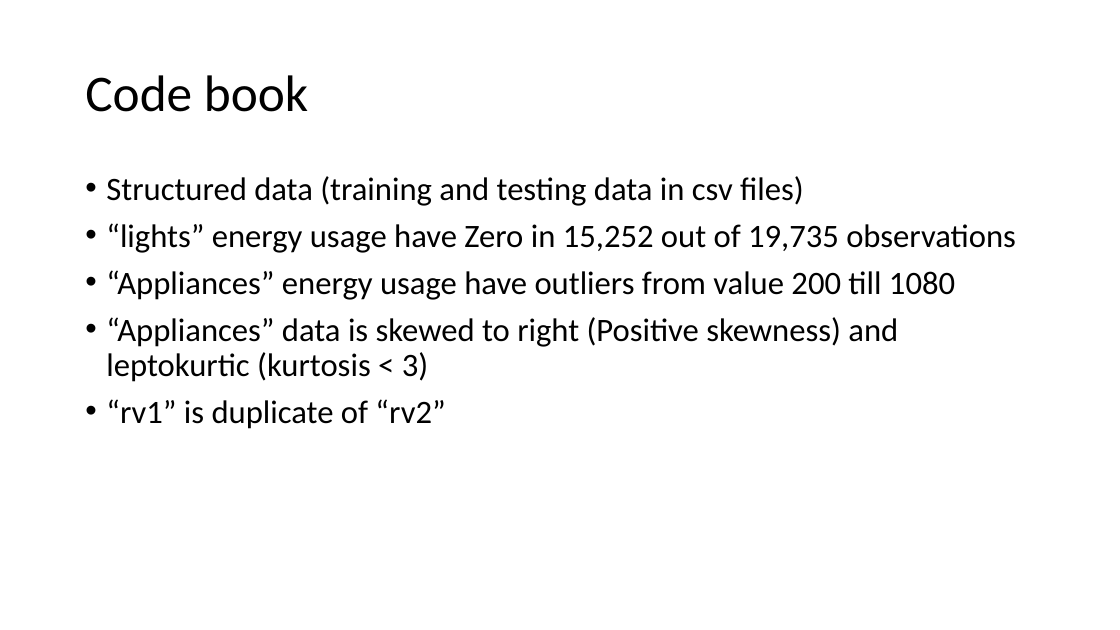
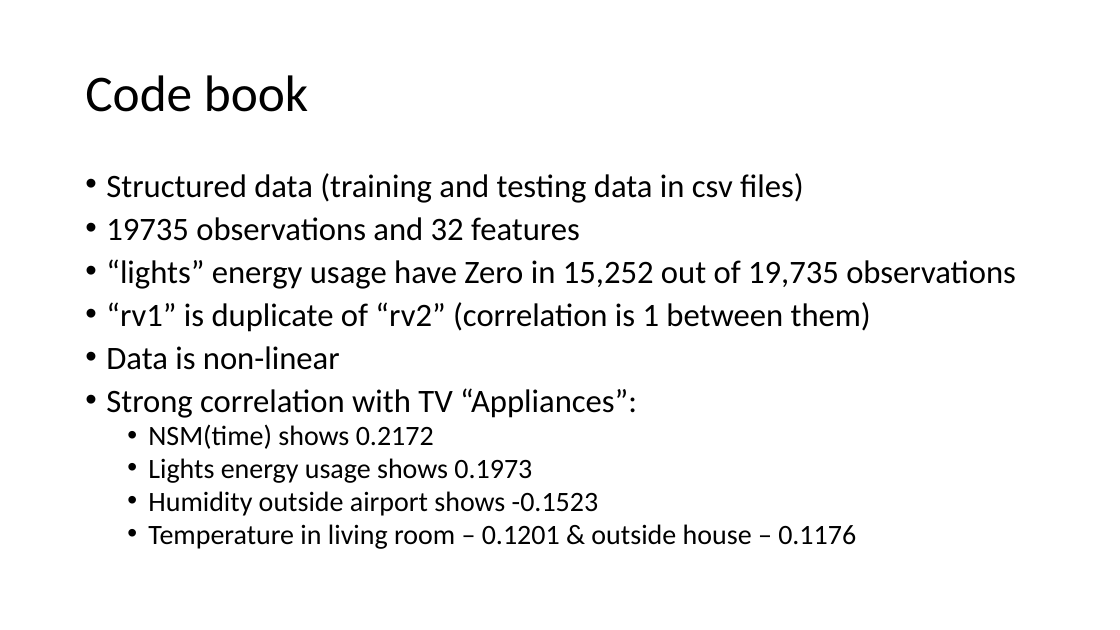
Before and after one commit to SyedNadir/Energy-prediction-use-case, a slide deck: slide 6 of documents/Report.pptx. Drawn at 1120x630 pixels with LibreOffice and Linux fonts; fonts in the diff are those of the drawing. Boxes give left, top, right and bottom in pixels: in the first picture for what was removed or moved away, otherwise in the second. Text is boxed around its words. In the diff, an @@ line names an element or a change of style, - is before the commit and + after.

```diff
--- a/documents/Report.pptx
+++ b/documents/Report.pptx
@@ text at [106,173,1016,289]: line spacing 0.9 to 0.8 @@
@@ text at [106,217,580,241]: paragraph added @@
+• 19735 observations and 32 features
@@ text at [106,302,871,549]: text changed; size 28 to 24 pt @@
-• “Appliances” energy usage have outliers from value 200 till 1080
-• “Appliances” data is skewed to right (Positive skewness) and leptokurtic (kurtosis < 3)
-• “rv1” is duplicate of “rv2”
+• “rv1” is duplicate of “rv2” (correlation is 1 between them)
+• Data is non-linear
+• Strong correlation with TV “Appliances”:
+  • NSM(time) shows 0.2172
+  • Lights energy usage shows 0.1973
+  • Humidity outside airport shows -0.1523
+  • Temperature in living room – 0.1201 & outside house – 0.1176
```
Also in this commit, not shown: 1 other slide changed.
